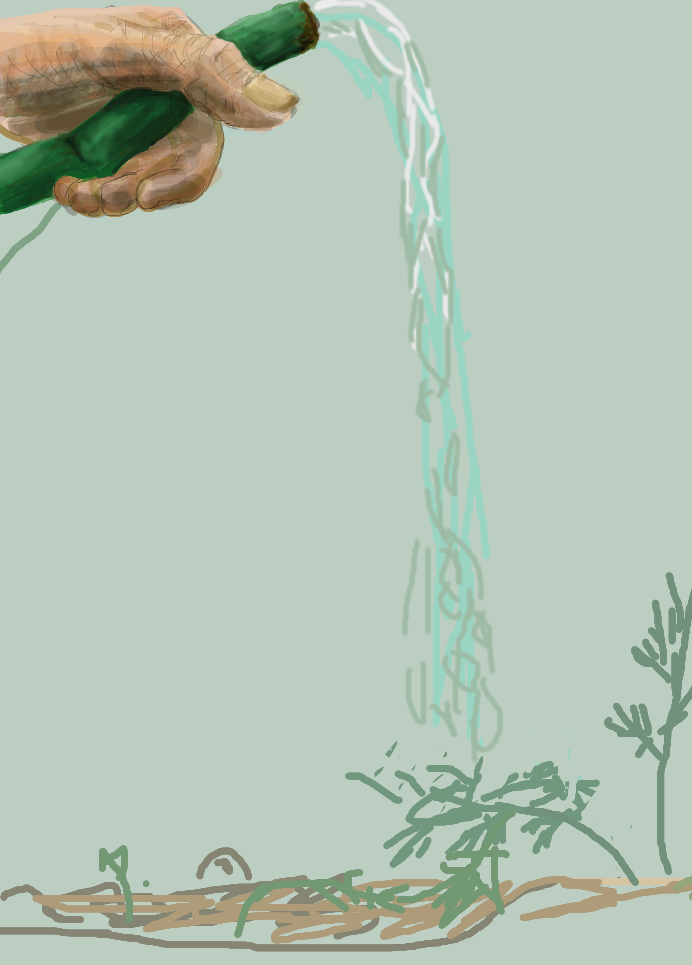
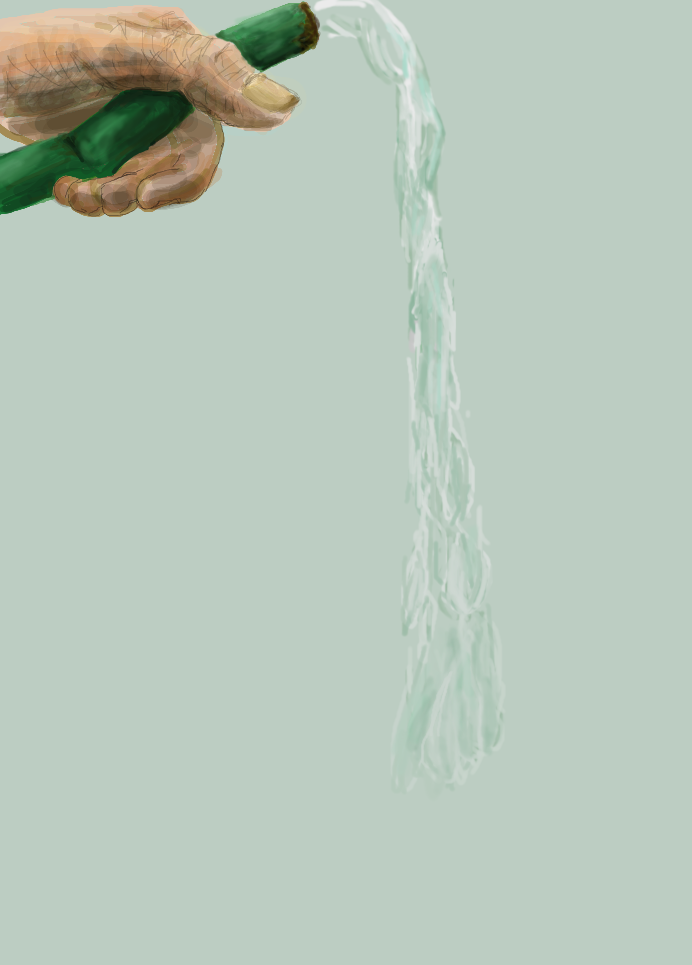
Comparing the layer stacks of the two 692 × 965 images. Changes:
painted on "hose" over [0, 0, 692, 952]
painted on "stream" over [256, 0, 576, 832]
painted on "hand" over [0, 0, 692, 952]
hid "previz" over [0, 0, 692, 952]
painted on "Background" over [0, 0, 692, 952]
